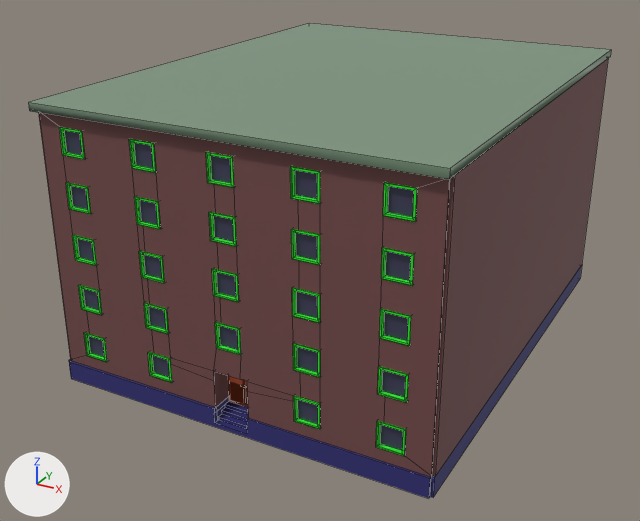
Before and after pictures for a commit that changed the FBX model OSB3D/Assets/Prefabs/Import/Buildings/BR20_F05_01.fbx.
One viewpoint serves both versions: a camera (50 mm lens) standing at (17.8, -80.8, 23.8) and looking at (-3.6, -42.0, 4.4). Every picture has the same lights, and +X, +Y and +Z are marked at lower left. Mesh edges are drawn as thin lines.

In view in the first picture: 'BR20_F05_01'.
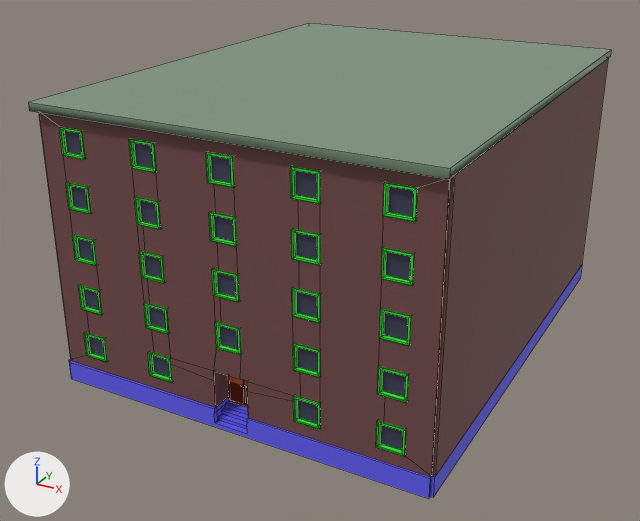
Where the newer file only moved an object's origin or applied its transform, the numbers keep the older frame.

Changed parts and their boxes (x1, y1, x2, y2) in the pictures (640 x 521 px):
'BR20_F05_01', recoloured
    both: (69, 264, 582, 498)

What the commit changed:
Material 'Plinth.004' (mat_plinth_004) changes colour from dark blue #2d2b72 to blue #605cf1; in linear values from (0.0266, 0.0244, 0.168) to (0.117, 0.106, 0.883).
